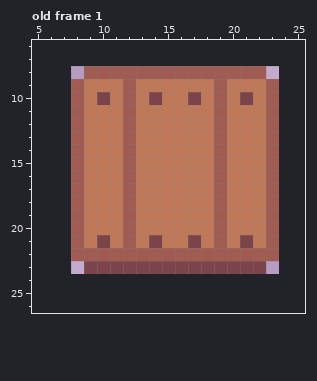
A pixel-art file gets an edit: Game/Content/Scene/Items/Wooden Crate/Sprite.ase. That is the earlier state.
16x16 pixels, 1 frame. Shown: old frame 1: x 5..25, y 6..26. The old version is drawn lined up with the new one, on the new canvas. The commit also changed other frames, which this record leaves out.
New version:
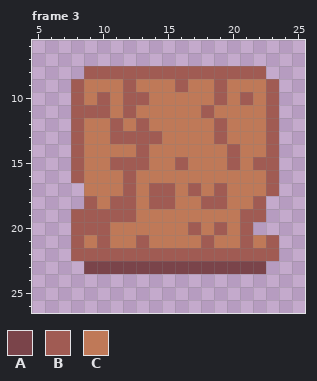
Palette (. is transparent): A #7a444a  B #a05b53  C #bf7958
A new or re-ordered frame is compared with the old frame closest to it.
Difference:
canvas 16x16 -> 32x32, the old top-left corner now at 8,8
frames 1 -> 4
Frame 3 is new; against old frame 1:
y 9: x 16 C -> B
y 10: x 10 A -> B; x 13..14 CA -> BC; x 17 A -> C; x 21 A -> B
y 11: x 9..10 CC -> BB; x 18..19 CB -> BC
y 12: x 11..13 CBC -> BCB
y 13: x 11 C -> B; x 13..14 CC -> BB
y 14: x 12..13 BC -> CB; x 19..20 BC -> CB
y 15: x 11 C -> B; x 13 C -> B; x 16 C -> B; x 19..20 BC -> CB; x 22 C -> B
y 16: x 19 B -> C
y 17: x 8 B -> .; x 14..15 CC -> BB; x 17 C -> B
y 18: x 8..9 BC -> .B; x 11 C -> B; x 14..15 CC -> BB; x 18 C -> B; x 22..23 CB -> B.
y 19: x 9..11 CCC -> BBB; x 19 B -> C; x 21..23 CCB -> BB.
y 20: x 9..10 CC -> BB; x 12 B -> C; x 17 C -> B; x 21..23 CCB -> B..
y 21: x 10 A -> B; x 12..14 BCA -> CBC; x 17..19 ACB -> CBC; x 21 A -> B
Boxes around the changes in both pictures, in picture pixels (x1, y1, x2, y2):
changed: (71, 79, 279, 248)
